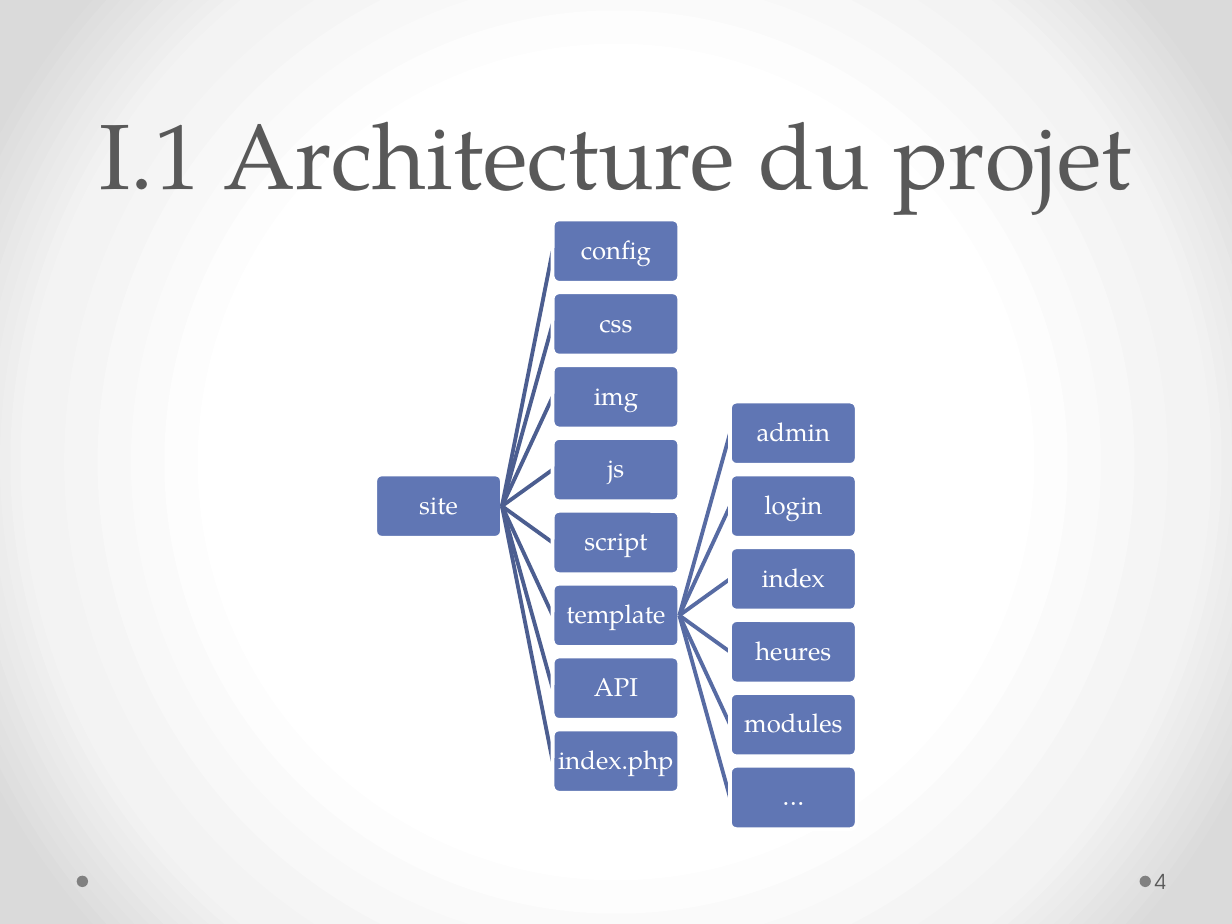
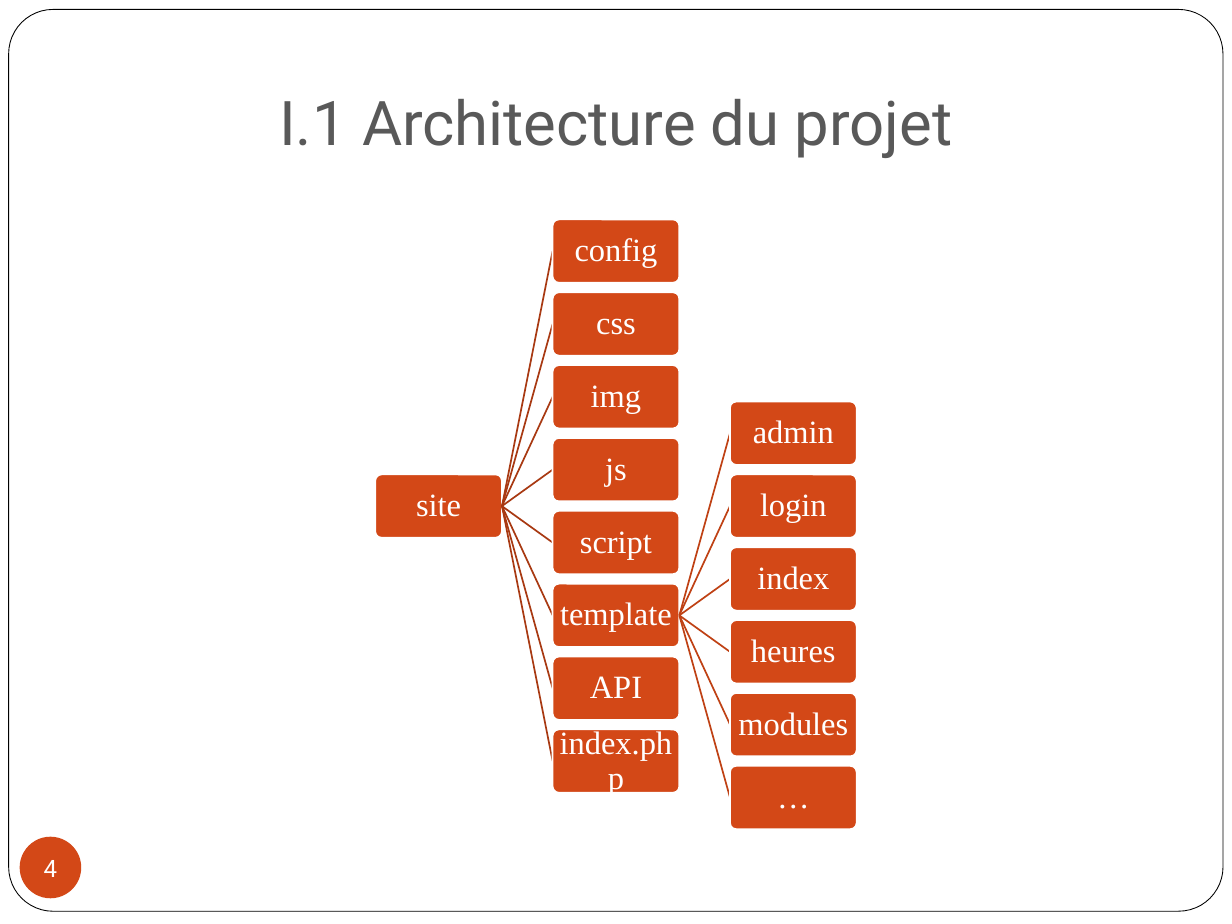
Before and after one commit to edmondsnadane/Projet-R-D, a slide deck: slide 4 of Docs/Soutenance Projet.pptx. Drawn at 1232x924 pixels with LibreOffice and Linux fonts; fonts in the diff are those of the drawing. Boxes give left, top, right and bottom in pixels: in the first picture for what was removed or moved away, otherwise in the second. Text is boxed around its words. In the diff, an @@ line names an element or a change of style, - is before the commit and + after.

```diff
--- a/Docs/Soutenance Projet.pptx
+++ b/Docs/Soutenance Projet.pptx
@@ background gradient #FFFFFF to #F4F4F4 to #DADADA to #FFFFFF @@
@@ rounded rectangle added at [9,10,1223,912], fill #FFFFFF, outline #000000 0.5 pt @@
@@ title "I.1 Architecture du projet": place and size @@
-title "I.1 Architecture du projet" at [100,121,1131,223]
+title "I.1 Architecture du projet" at [279,99,952,158]
@@ title "I.1 Architecture du projet" at [279,99,952,158]: size 54 to 36 pt, font TeX Gyre Pagella to Roboto; less space between paragraphs @@
@@ outline #4D5E90 2.25 pt to #A93A12 1 pt in 8 elements at [501,250,554,506], [500,324,553,506], [501,396,554,506], [502,469,554,507], [502,505,554,544], [501,505,554,616], [500,506,553,689], [501,506,554,761] @@
@@ outline #576BA3 2.25 pt to #BF4115 1 pt in 6 elements at [678,434,730,616], [678,505,731,616], [679,578,732,617], [679,614,732,653], [678,615,731,725], [678,615,730,797] @@
@@ fill #6076B4 to #D34817; outline #FFFFFF 2.25 pt to #FFFFFF 1 pt in 15 elements at [376,474,503,537], [553,219,680,282], [553,292,680,355], [553,365,680,428], [553,439,680,501], [553,511,680,574], [553,584,680,647], [731,402,857,464], [731,474,857,537], [731,547,857,610], [731,620,857,683], [731,694,857,756], [731,766,857,829], [553,657,680,719], [553,729,680,792] @@
@@ size 15 to 19 pt, font TeX Gyre Pagella to Times New Roman; more space between paragraphs in 15 elements at [416,494,461,517], [575,238,658,268], [596,318,636,335], [591,385,641,413], [605,458,627,486], [580,531,652,559], [560,602,672,632], [753,420,834,444], [760,493,827,523], [757,566,829,590], [751,639,836,663], [738,712,848,736], [590,676,642,698], [560,728,673,760], [732,768,855,827] @@
@@ page number: place and size @@
-page number at [1155,874,1166,889]
+page number at [20,837,81,898]
@@ page number at [20,837,81,898]: size 12 to 14 pt, font TeX Gyre Adventor to Roboto, text colour #595959 to #FFFFFF; alignment left to centre; fill none to #D34817 @@
@@ ellipse removed at [76,876,87,887] @@
@@ ellipse removed at [1140,876,1151,887] @@
```
Also in this commit, not shown: 6 other slides changed.
